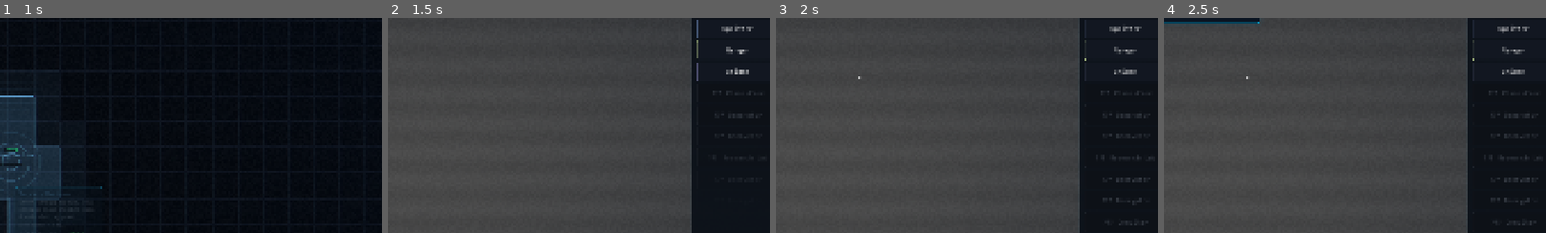
Above: before the commit, frames 1-4 (left to right).
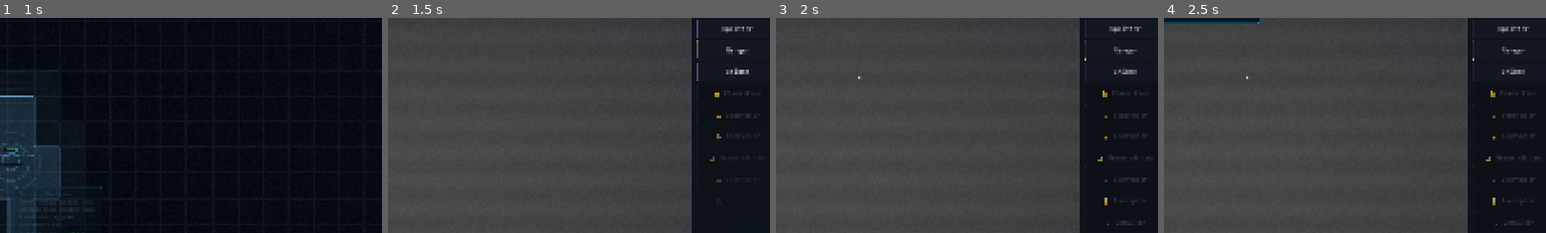
Above: after the commit, the same moments.

Repository: BYGGOLDENSTONE/sys-admin
Game: Godot game, scene res://scenes/ui/main_menu.tscn
The game is run twice, just before and just after one commit, with the same random seed, the same clock (stepped at 60 frames per second) and the same inputs.
Inputs (mouse positions are % of the whole screen's width and height, from its top left):
- Up to frame 1 (1 s): click "New Game" at 0.5 s
- Up to frame 2 (1.5 s): tap Enter at 1.25 s; drag from (5, 91) to (60, 28) at 1.27 s
- Up to frame 3 (2 s): no input
- Up to frame 4 (2.5 s): click "Trash" at 2 s
The pictures show only the part of the screen within x 49-99%, y 14-64%; the shares and areas given below are measured in that part.

Frame 1 is identical in both runs. In frame 2, 0.2% of the frame differs, in the area x 84-97%, y 33-77%; in frame 3, 0.4%, in the area x 84-98%, y 33-97%; in frame 4, 0.4%.

Commit message:
Sprint 4-A16/A17: Tooltip idle reason, locked building unlock info
Co-Authored-By: Claude Opus 4.6 <noreply@anthropic.com>

Diff:
--- a/scripts/ui/building_panel.gd
+++ b/scripts/ui/building_panel.gd
@@ -112,8 +112,9 @@
 			_style_button(button, def.color)
 			button.pressed.connect(_on_building_button_pressed.bind(def))
 		else:
-			button.text = "??? %s" % def.building_name
-			button.tooltip_text = "Locked — Complete %s" % UNLOCK_GIG.get(bname, "a gig")
+			var unlock_info: String = UNLOCK_GIG.get(bname, "a gig")
+			button.text = "🔒 %s" % def.building_name
+			button.tooltip_text = "Unlocks after %s" % unlock_info
 			button.disabled = true
 			_style_locked_button(button)
 
--- a/scripts/ui/building_tooltip.gd
+++ b/scripts/ui/building_tooltip.gd
@@ -122,7 +122,11 @@
 	if b.is_working:
 		lines.append(_stat("Status", "[color=#44ff88]● Working[/color]"))
 	else:
-		lines.append(_stat("Status", "[color=#ffcc44]● Idle[/color]"))
+		var reason: String = b.status_reason
+		if reason != "":
+			lines.append(_stat("Status", "[color=#ffcc44]● Idle — %s[/color]" % reason))
+		else:
+			lines.append(_stat("Status", "[color=#ffcc44]● Idle[/color]"))
 
 	# Type-specific stats (component-based)
 	if def.generator:
